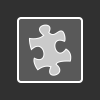
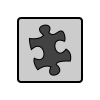
Revision of a layered 100x100 image; what changed, layer by layer:
painted on "Shape 3" over left=29, top=24, right=72, bottom=76
painted on "Rounded Rectangle 7" (1st of 3, in "fig-plugins.svg") over left=17, top=17, right=83, bottom=83
hid "Background" over left=0, top=0, right=100, bottom=100
